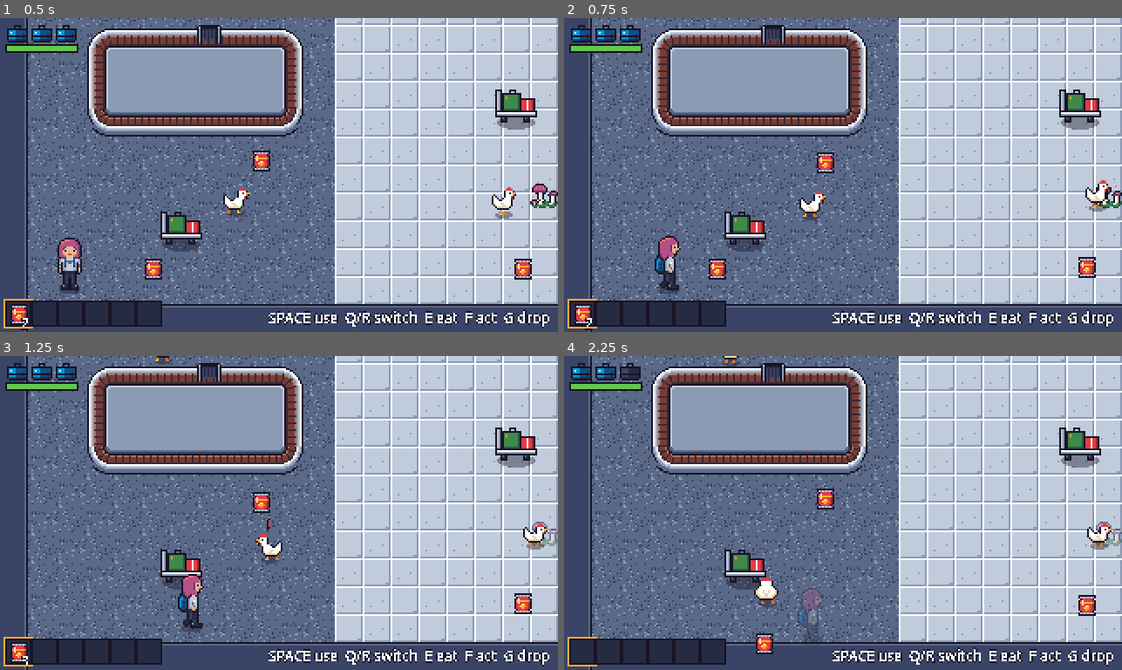
Above: before the commit, frames 1-4 (two rows, left to right).
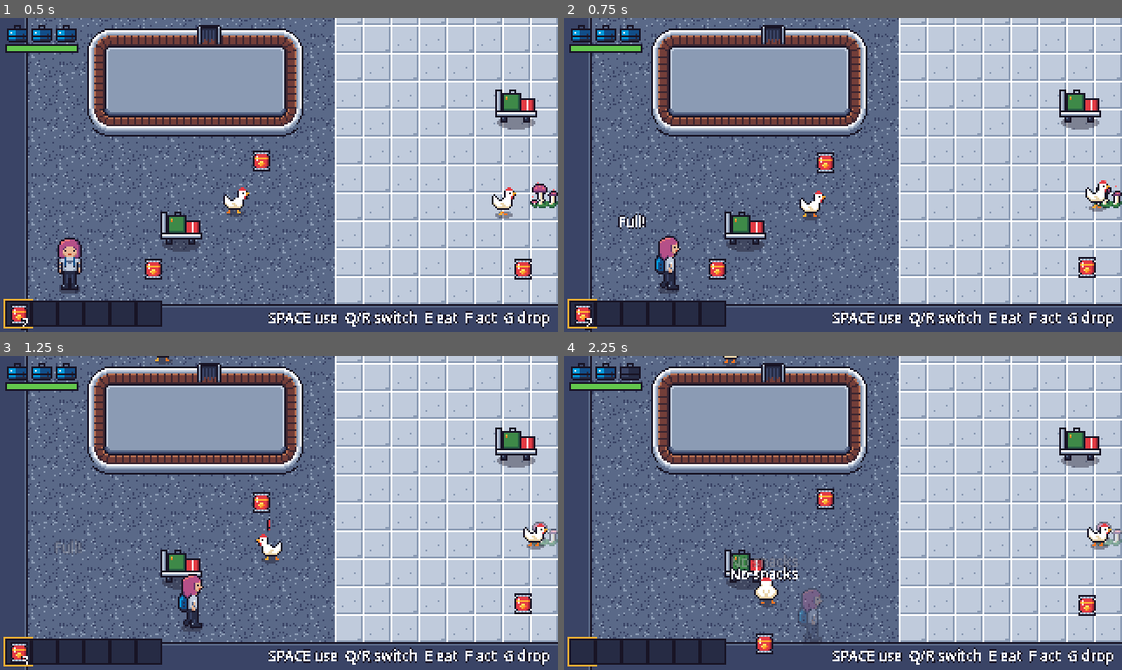
Above: after the commit, the same moments.

Repository: mvdmakesthings/PlanePoultryPanic
Game: Godot game, scene res://scenes/levels/prototype_room.tscn
The game is run twice, just before and just after one commit, with the same random seed, the same clock (stepped at 60 frames per second) and the same inputs.
Inputs (mouse positions are in pixels of both pictures, inside the frame that each line leads up to):
- Up to frame 1 (0.5 s): no input
- Up to frame 2 (0.75 s): move the mouse to (965, 159) at 0.52 s; hold D (move_right) from 0.53 s (still down); hold E (eat_snack) from 0.53 s (still down); click (965, 159) at 0.67 s
- Up to frame 3 (1.25 s): keep holding D (move_right); keep holding E (eat_snack)
- Up to frame 4 (2.25 s): move the mouse to (731, 528) at 1.27 s; release D (move_right) at 1.28 s; release E (eat_snack) at 1.28 s; hold S (move_down) 1.28-2.03 s; tap G (drop_item) at 1.35 s; tap E (eat_snack) at 1.55 s; move the mouse to (898, 443) at 2.02 s; hold D (move_right) from 2.03 s (still down); hold E (eat_snack) from 2.03 s (still down)

Frame 1 is identical in both runs. In frame 2, 0.2% of the frame differs, in the area x 9-15%, y 62-68%; in frame 3, 0.1%; in frame 4, 0.6%, in the area x 29-43%, y 62-72%.

Commit message:
Explain when E can't eat a snack
E already eats a snack from any slot, whichever item is selected, but
at full health it silently did nothing, so it could seem ignored. A
short floating "Full!" or "No snacks" now appears above the player.

Adds a FloatText helper for messages like these, and a test that E
eats a snack while the extinguisher is selected without changing the
selection.

Diff:
--- a/game/scripts/characters/player.gd
+++ b/game/scripts/characters/player.gd
@@ -192,7 +192,12 @@
 ## Eats a snack from any slot (the selected one first) to heal a suitcase.
 func eat_snack() -> void:
 	var index := inventory.slot_with("snack")
-	if index < 0 or health >= max_health:
+	# Say why nothing happened, so a press never seems ignored.
+	if index < 0:
+		FloatText.spawn(self, "No snacks")
+		return
+	if health >= max_health:
+		FloatText.spawn(self, "Full!")
 		return
 	inventory.take_from(index)
 	health = mini(health + SUITCASE, max_health)
--- /dev/null
+++ b/game/scripts/ui/float_text.gd
@@ -0,0 +1,41 @@
+class_name FloatText
+extends Node2D
+## A short message that floats up from a spot and fades, like "Full!".
+
+const COLOR := Color("ffffff")
+const OUTLINE := Color("181425")
+const WIDTH := 56.0
+
+@export var lifetime := 0.8
+@export var rise := 10.0
+
+var text := ""
+
+var _time := 0.0
+
+
+## Shows text above a node's position, in that node's parent.
+static func spawn(near: Node2D, message: String) -> FloatText:
+	var label := FloatText.new()
+	label.text = message
+	label.position = near.position + Vector2(0, -34)
+	near.get_parent().add_child(label)
+	return label
+
+
+func _process(delta: float) -> void:
+	_time += delta
+	if _time >= lifetime:
+		queue_free()
+		return
+	queue_redraw()
+
+
+func _draw() -> void:
+	var t := _time / lifetime
+	var y := -roundf(rise * t)
+	var alpha := 1.0 - maxf(t - 0.5, 0.0) * 2.0
+	var font := ThemeDB.fallback_font
+	var pos := Vector2(-WIDTH / 2.0, y)
+	draw_string_outline(font, pos, text, HORIZONTAL_ALIGNMENT_CENTER, WIDTH, 8, 2, Color(OUTLINE, alpha))
+	draw_string(font, pos, text, HORIZONTAL_ALIGNMENT_CENTER, WIDTH, 8, Color(COLOR, alpha))
--- a/game/tests/prototype_smoke.gd
+++ b/game/tests/prototype_smoke.gd
@@ -431,6 +431,20 @@
 	player.global_position = drops[0].global_position
 	await _wait(0.2)
 	_check(player.snacks == 7, "a dropped item can be picked up again after stepping away")
+
+	# E eats a snack from any slot, even with another item selected.
+	player.give_extinguisher(1)
+	_check(inventory.selected_item() == "extinguisher", "the extinguisher is selected after picking it up")
+	player._invincible_timer = 0.0
+	player.take_damage(Player.SUITCASE, player.global_position + Vector2.LEFT)
+	var hurt := player.health
+	var snacks_before := player.snacks
+	_tap("eat_snack")
+	await get_tree().physics_frame
+	_check(player.health == hurt + Player.SUITCASE and player.snacks == snacks_before - 1,
+		"E eats a snack even while the extinguisher is selected")
+	_check(inventory.selected_item() == "extinguisher", "eating doesn't change the selected item")
+	player.spray()  # use up the extinguisher so the slots below stay snacks
 
 	# Fill every slot: no more snacks fit, and the cabinet can't be used.
 	player.pick_up("snack", 18)
Not shown, added: game/scripts/ui/float_text.gd.uid
Not shown, changed: docs/game-design-document.md
